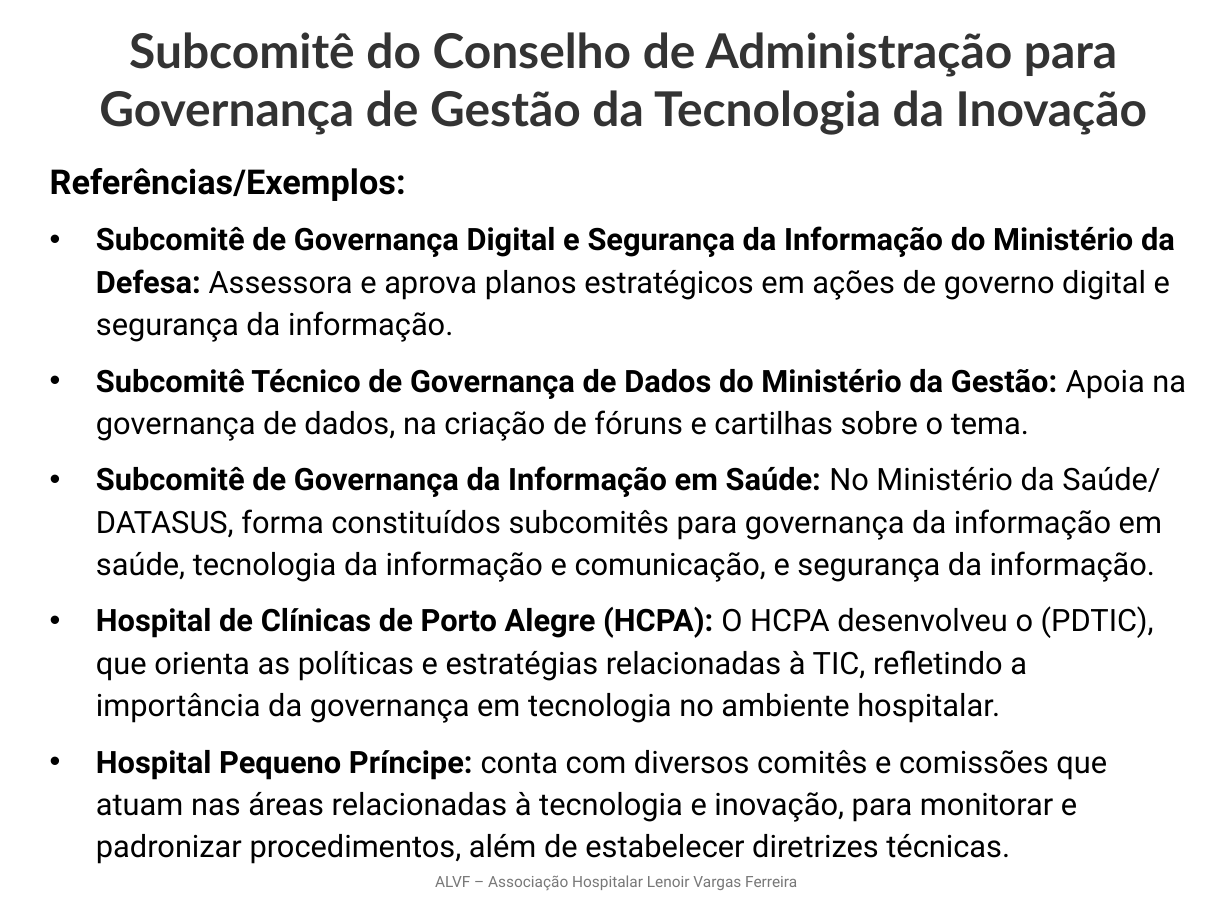
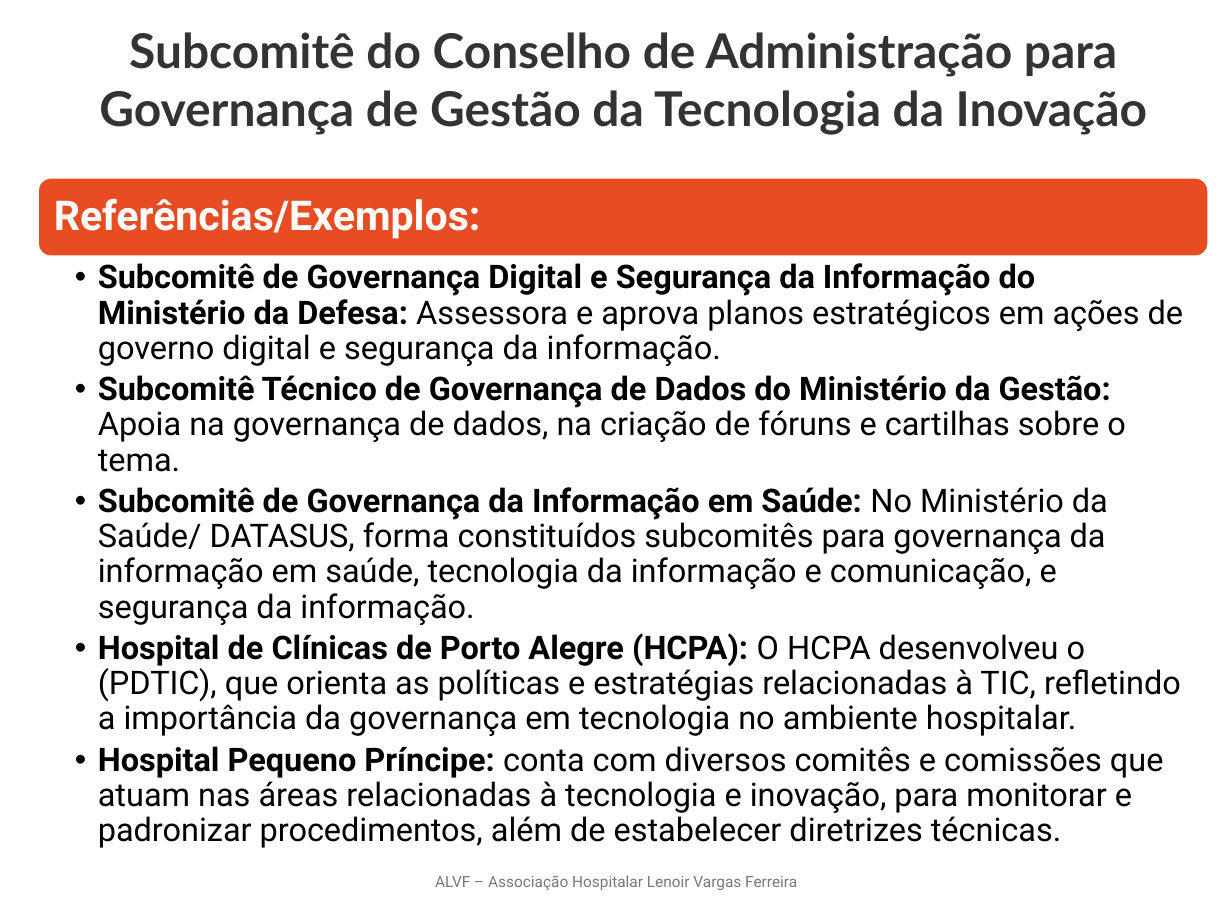
Before and after one commit to ProjetosALVF/ALVF_ProspeccaoGestao_TI, a slide deck: slide 10 of ALVF_Organizacional_ConselhoDe Administracao_Fev_2025/Estrutura_OrganizacionalGovernançaDeTI_ALVF.pptx (slide 9 before the commit). Drawn at 1232x924 pixels with LibreOffice and Linux fonts; fonts in the diff are those of the drawing; background and template pictures are left out. Boxes give left, top, right and bottom in pixels: in the first picture for what was removed or moved away, otherwise in the second. Text is boxed around its words. In the diff, an @@ line names an element or a change of style, - is before the commit and + after.

```diff
--- a/ALVF_Organizacional_ConselhoDe Administracao_Fev_2025/Estrutura_OrganizacionalGovernançaDeTI_ALVF.pptx
+++ b/ALVF_Organizacional_ConselhoDe Administracao_Fev_2025/Estrutura_OrganizacionalGovernançaDeTI_ALVF.pptx
@@ rounded rectangle added at (x1=37, y1=177, x2=1209, y2=256), fill #E84C22, outline #FFFFFF 1.5 pt @@
@@ text at (x1=50, y1=168, x2=406, y2=201): paragraph removed @@
-Referências/Exemplos:
@@ text added at (x1=54, y1=198, x2=481, y2=239), 24 pt, text #FFFFFF, bold @@
+Referências/Exemplos:
@@ text "Subcomitê de Governança Digital e ..." moved from (x1=50, y1=168, x2=1186, y2=864) to (x1=98, y1=263, x2=1183, y2=848) @@
@@ text "Subcomitê de Governança Digital e ..." at (x1=98, y1=263, x2=1183, y2=848): size 18 to 19 pt; list level 1 to 2 in "Subcomitê de Governança Digital e ..."; line spacing 1.15 to 0.9; list level 1 to 2 in "Subcomitê Técnico de Governança de ..."; list level 1 to 2 in "Subcomitê de Governança da Informação ..."; list level 1 to 2 in "Hospital de Clínicas de Porto ..."; list level 1 to 2 in "Hospital Pequeno Príncipe: conta com ..." @@
```
Also in this commit, not shown: 7 other slides changed, 4 slides added, 3 slides removed, 2 other files.
